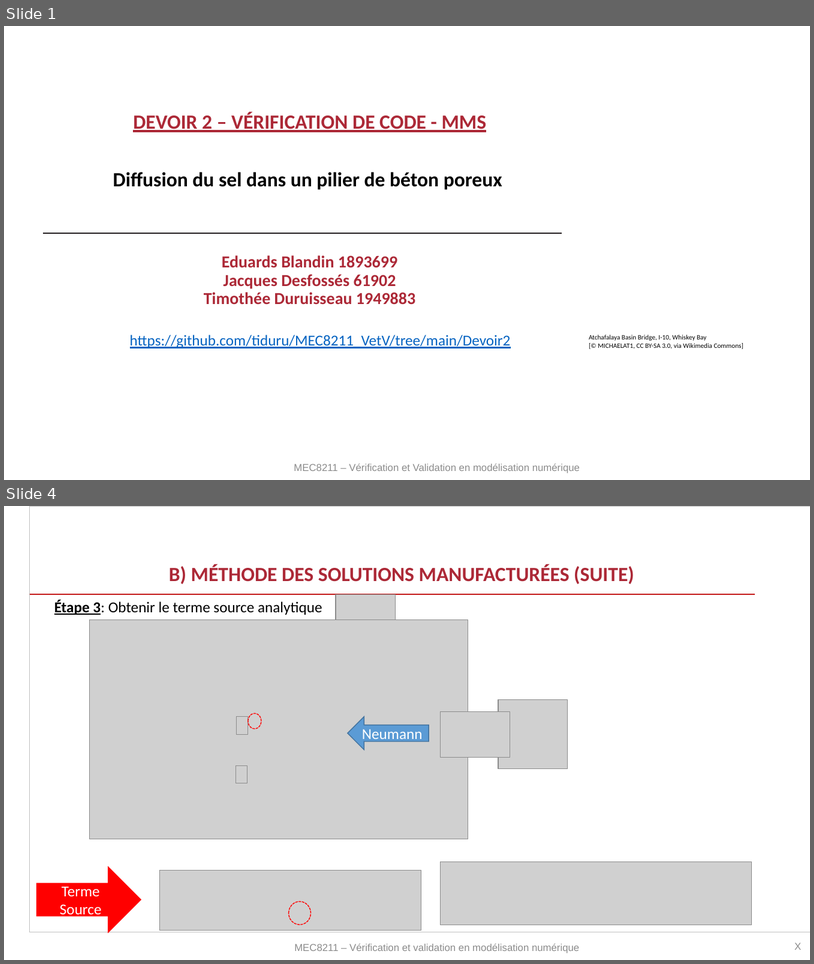
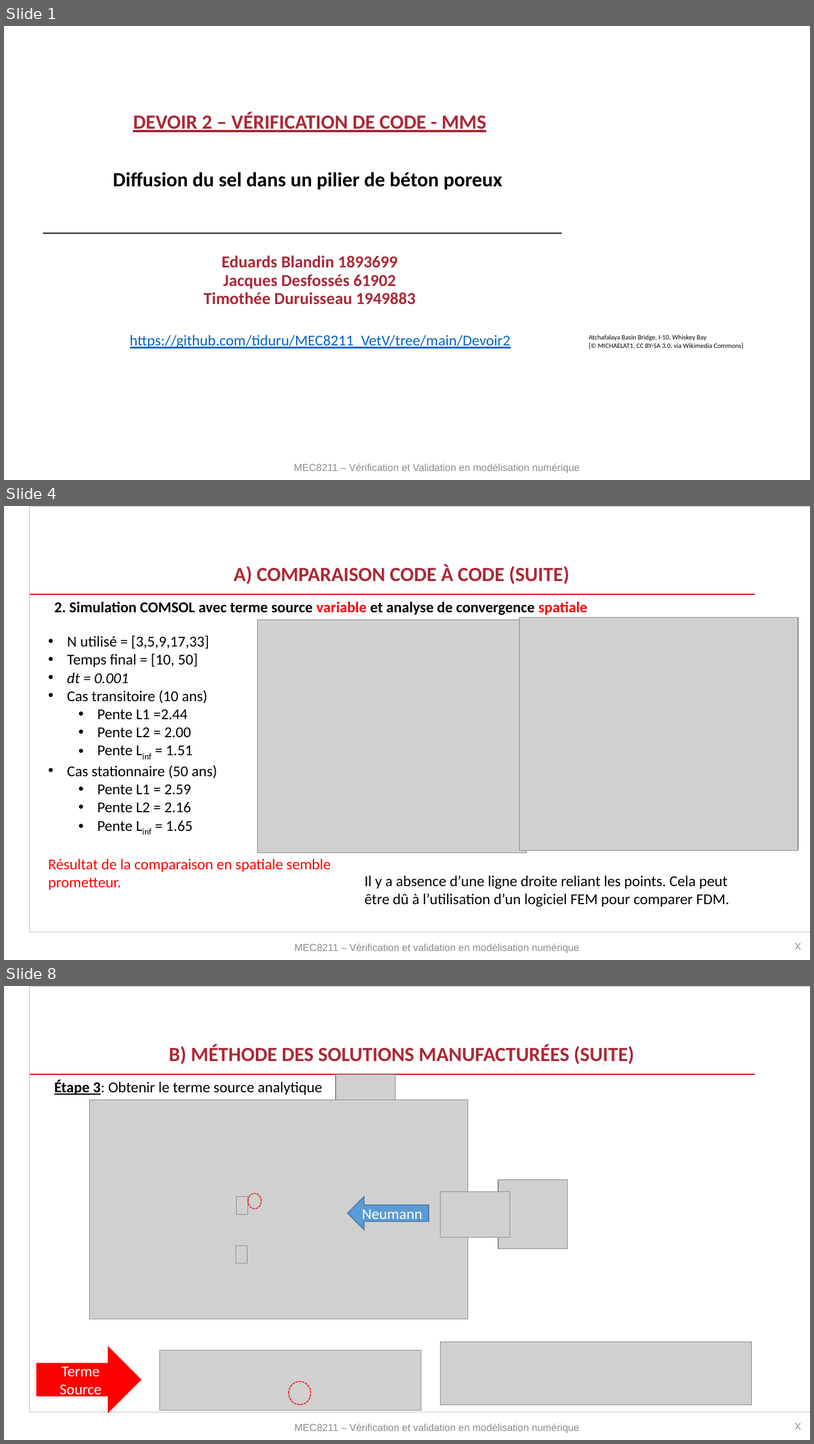
Before and after one commit to tiduru/MEC8211_VetV, a slide deck: Devoir2/MEC8211_Devoir2.pptx. Shown one above the other, each under a label of ours: slides 1 and 4 before the commit, slides 1, 4 and 8 after it; the slides between them are not shown. The pictures are 814x964 and 814x1444 pixels, drawn with LibreOffice and Linux fonts; fonts in the diff are those of the drawing; grey boxes stand for pictures; background and template pictures are left out. Boxes give left, top, right and bottom in pixels: in the first picture for what was removed or moved away, otherwise in the second. Text is boxed around its words. In the diff, an @@ line names an element or a change of style, - is before the commit and + after.

```diff
--- a/Devoir2/MEC8211_Devoir2.pptx
+++ b/Devoir2/MEC8211_Devoir2.pptx
@@ slide 4 added at (x1=4, y1=506, x2=810, y2=960), background #FFFFFF; not listed: 1 template element that a slide beside it also shows @@
@@ title added at (x1=234, y1=564, x2=570, y2=584), 24 pt, text #AC2836, bold @@
+A) COMPARAISON CODE À CODE (SUITE)
@@ line added from (29, 594) to (755, 594), #C41A1A 1 pt @@
@@ text added at (x1=54, y1=601, x2=588, y2=615), 18 pt, text #000000, bold @@
+2. Simulation COMSOL avec terme source variable et analyse de convergence spatiale
@@ picture added at (x1=257, y1=620, x2=527, y2=853) @@
@@ picture added at (x1=520, y1=618, x2=799, y2=850) @@
@@ text added at (x1=48, y1=635, x2=331, y2=889), 18 pt, text #000000 @@
+• N utilisé = [3,5,9,17,33]
+• Temps final = [10, 50]
+• dt = 0.001
+• Cas transitoire (10 ans)
+  • Pente L1 =2.44
+  • Pente L2 = 2.00
+  • Pente Linf = 1.51
+• Cas stationnaire (50 ans)
+  • Pente L1 = 2.59
+  • Pente L2 = 2.16
+  • Pente Linf = 1.65
+Résultat de la comparaison en spatiale semble prometteur.
@@ text added at (x1=365, y1=875, x2=729, y2=907), 18 pt, text #000000 @@
+Il y a absence d’une ligne droite reliant les points. Cela peut être dû à l’utilisation d’un logiciel FEM pour comparer FDM.
@@ text added at (x1=294, y1=943, x2=579, y2=953), 12 pt, text #8C8C8C @@
+MEC8211 – Vérification et validation en modélisation numérique
@@ text added at (x1=795, y1=942, x2=801, y2=949), 12 pt, text #8C8C8C @@
+X
@@ what was slide 4 is now slide 8 @@
```
Also in this commit, not shown: 2 slides changed, 3 other slides added, 5 other files.
